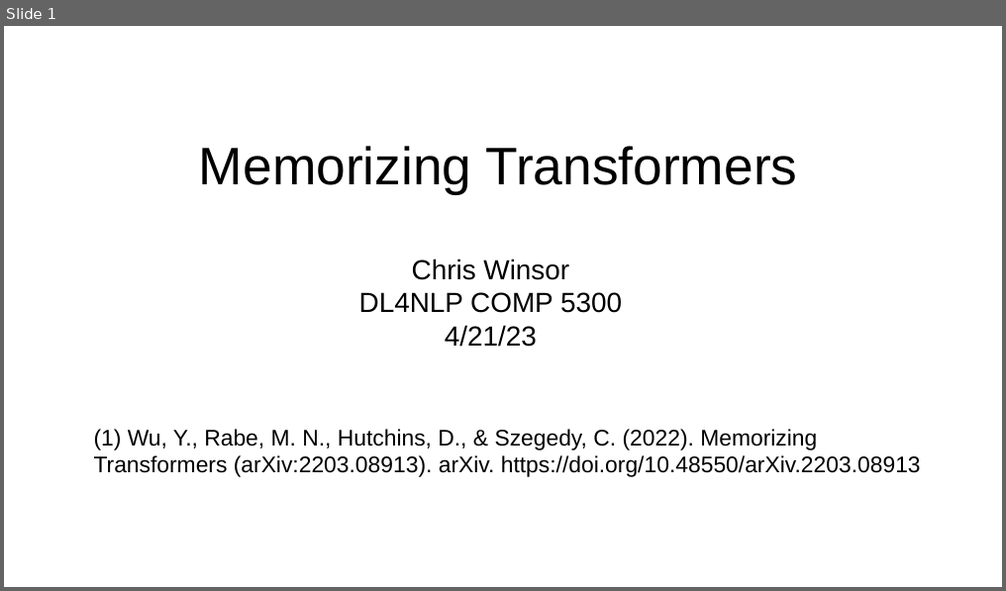
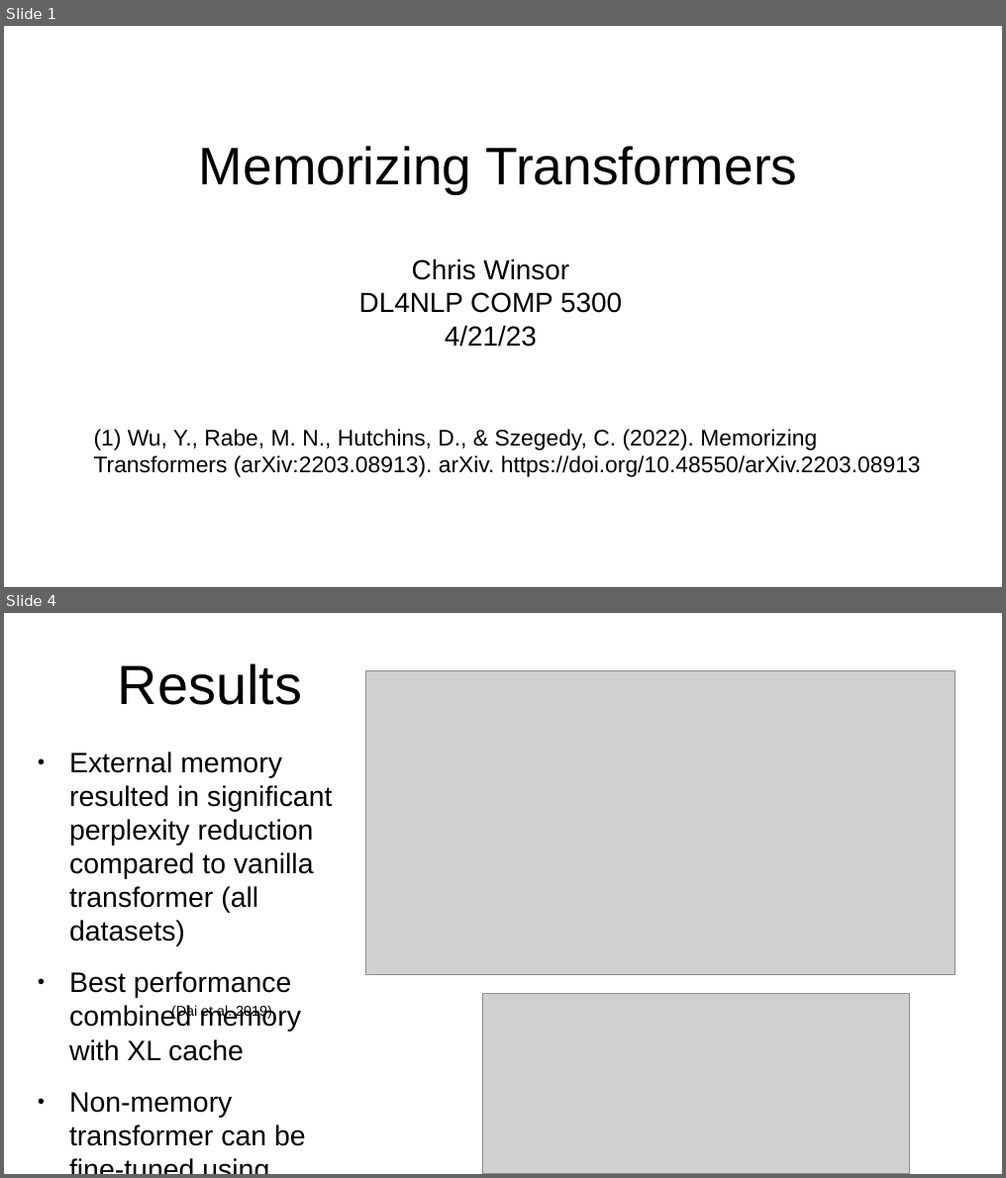
Before and after one commit to cwinsor/uml_comp5300, a slide deck: hw8_presentation_memorizing_transformer/memorizing_transformers_cwinsor.odp. Shown one above the other, each under a label of ours: slide 1 before the commit, slides 1 and 4 after it; the slides between them are not shown. The pictures are 1006x591 and 1006x1178 pixels, drawn with LibreOffice and Linux fonts; fonts in the diff are those of the drawing; grey boxes stand for pictures. Boxes give left, top, right and bottom in pixels: in the first picture for what was removed or moved away, otherwise in the second. Text is boxed around its words. In the diff, an @@ line names an element or a change of style, - is before the commit and + after.

Commit message:
updates to "memorizing transformers"

```diff
--- a/hw8_presentation_memorizing_transformer/memorizing_transformers_cwinsor.odp
+++ b/hw8_presentation_memorizing_transformer/memorizing_transformers_cwinsor.odp
@@ slide 4 added at bbox=[4, 613, 1002, 1174], background #FFFFFF @@
@@ title added at bbox=[118, 663, 302, 705], 44 pt, text #000000 @@
+Results
@@ picture added at bbox=[366, 671, 954, 975] @@
@@ text added at bbox=[69, 752, 332, 1147], 22.4 pt, text #000000 @@
+● External memory resulted in significant perplexity reduction compared to vanilla transformer (all datasets)
+● Best performance combined memory with XL cache
+● Non-memory transformer can be fine-tuned using memory
@@ picture added at bbox=[482, 993, 910, 1174] @@
@@ text added at bbox=[171, 1004, 272, 1019], 11.2 pt, text #000000 @@
+(Dai et al. 2019)
```
Also in this commit, not shown: 2 slides changed, 1 slide removed, 2 other files.
